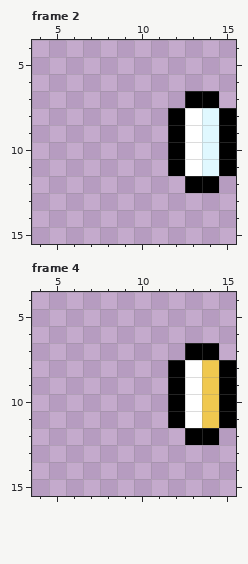
File history of a pixel-art file, resources/gfx/gear/off_hand/seraph/SeraphAegis-Up.aseprite. Above is the file before it was changed.
16x16 pixels, 4 frames. Shown: frame 2: x 4..15, y 4..15; frame 4: x 4..15, y 4..15.
And afterwards:
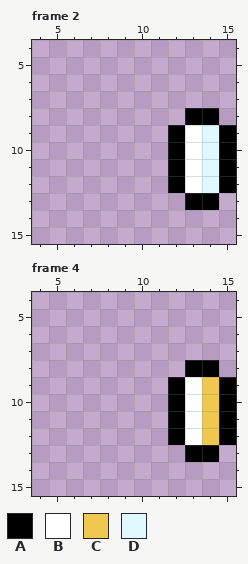
Palette (. is transparent): A #000000  B #ffffff  C #f0c850  D #e0f8ff
Edits made:
Frame 2, layer "Off Hand":
y 7: x 13..14 AA -> ..
y 8: x 12..15 ABDA -> .AA.
y 12: x 12..15 .AA. -> ABDA
y 13: x 13..14 .. -> AA
Frame 4, layer "Off Hand":
y 7: x 13..14 AA -> ..
y 8: x 12..15 ABCA -> .AA.
y 12: x 12..15 .AA. -> ABCA
y 13: x 13..14 .. -> AA
